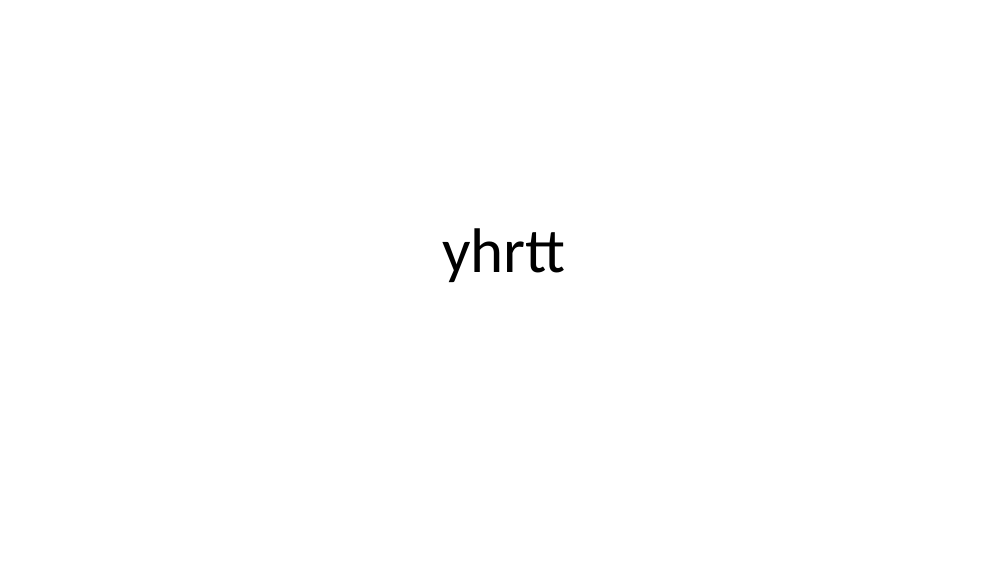
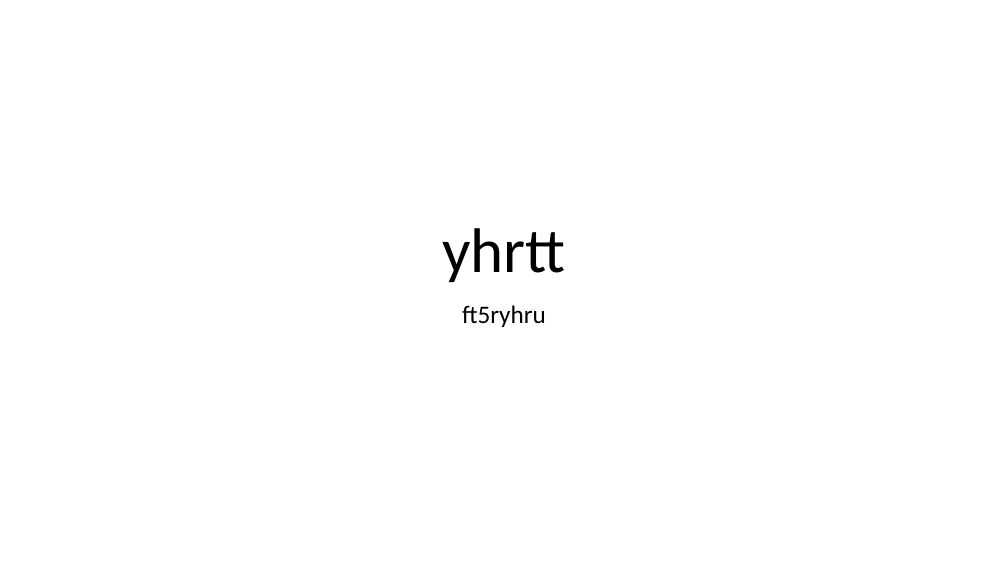
Before and after one commit to KainatZHere/sample-repositary, a slide deck: slide 1 of static/folder/New Microsoft PowerPoint Presentation.pptx. Drawn at 1008x567 pixels with LibreOffice and Linux fonts; fonts in the diff are those of the drawing. Boxes give left, top, right and bottom in pixels: in the first picture for what was removed or moved away, otherwise in the second. Text is boxed around its words. In the diff, an @@ line names an element or a change of style, - is before the commit and + after.

```diff
--- a/static/folder/New Microsoft PowerPoint Presentation.pptx
+++ b/static/folder/New Microsoft PowerPoint Presentation.pptx
@@ subtitle added at [462, 305, 546, 327], 24 pt, text #000000 @@
+ft5ryhru
```
Also in this commit, not shown: 1 other file.
